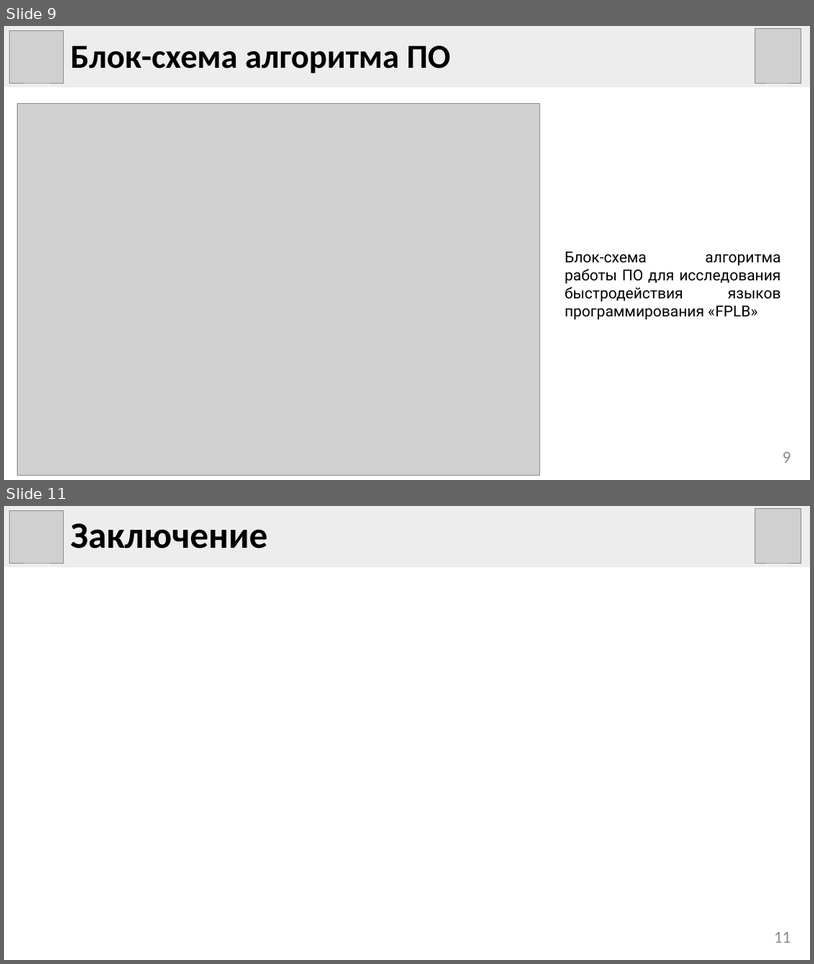
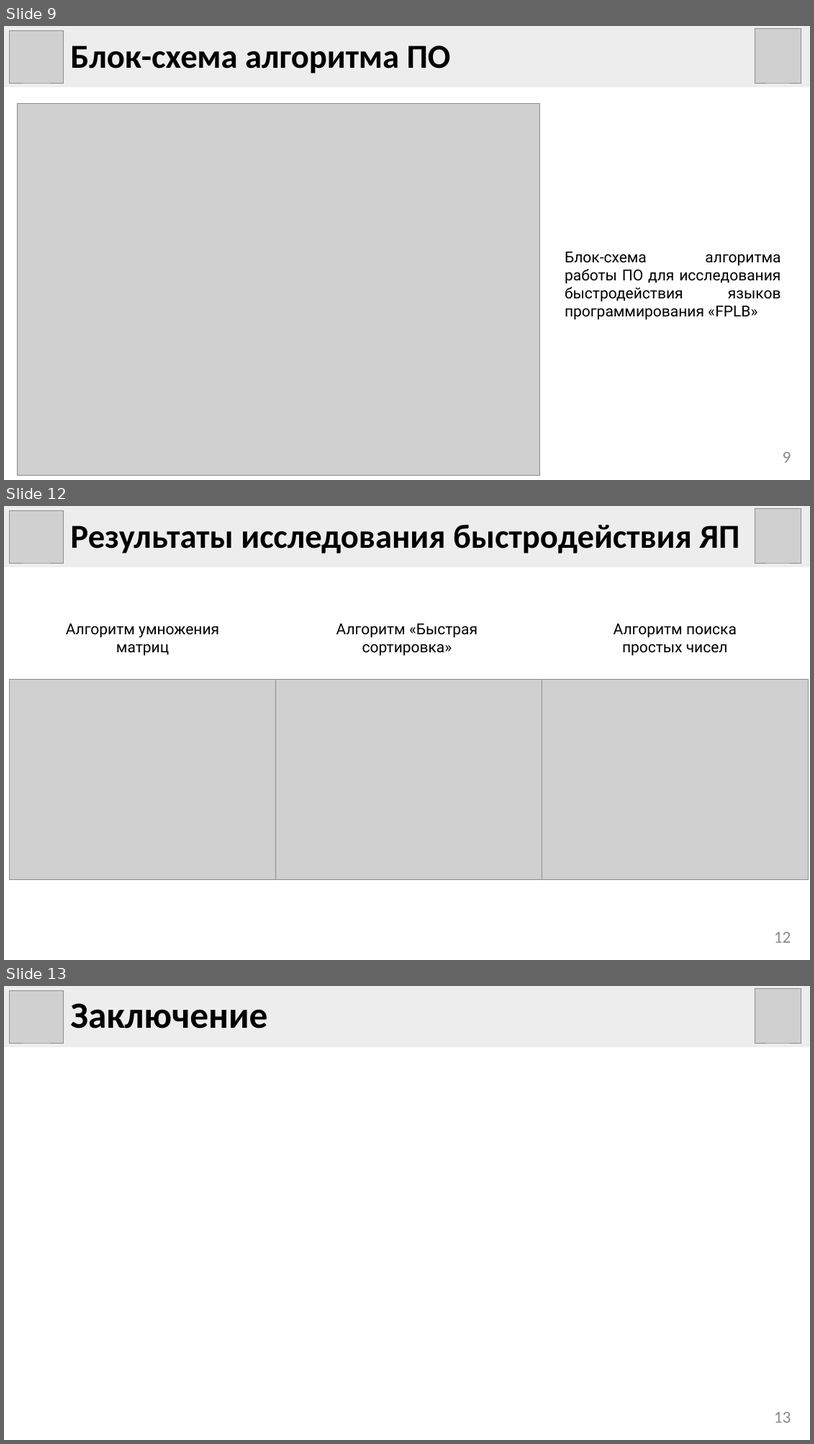
Before and after one commit to eleven5150/mips-emulation, a slide deck: docs/presentation/presentation.pptx. Shown one above the other, each under a label of ours: slides 9 and 11 before the commit, slides 9, 12 and 13 after it; the slides between them are not shown. The pictures are 814x964 and 814x1444 pixels, drawn with LibreOffice and Linux fonts; fonts in the diff are those of the drawing; grey boxes stand for pictures. Boxes give left, top, right and bottom in pixels: in the first picture for what was removed or moved away, otherwise in the second. Text is boxed around its words. In the diff, an @@ line names an element or a change of style, - is before the commit and + after.

```diff
--- a/docs/presentation/presentation.pptx
+++ b/docs/presentation/presentation.pptx
@@ slide 12 added at (4, 506, 810, 960), background #FFFFFF @@
@@ rectangle added at (4, 506, 810, 567), fill #EDEDED, 40 pt, text #000000, bold @@
+Результаты исследования быстродействия ЯП
@@ picture added at (10, 511, 63, 564) @@
@@ picture added at (756, 508, 801, 563) @@
@@ text added at (66, 623, 219, 656), 18 pt, text #000000 @@
+Алгоритм умножения матриц
@@ text added at (337, 623, 478, 656), 18 pt, text #000000 @@
+Алгоритм «Быстрая сортировка»
@@ text added at (614, 623, 737, 656), 18 pt, text #000000 @@
+Алгоритм поиска простых чисел
@@ picture added at (10, 680, 275, 879) @@
@@ picture added at (275, 680, 542, 879) @@
@@ picture added at (543, 680, 808, 879) @@
@@ page number added at (774, 932, 792, 942), 20 pt, text #8C8C8C @@
+12
@@ what was slide 11 is now slide 13 @@
@@ page number at (774, 1412, 792, 1422): text changed @@
-11
+13
```
Also in this commit, not shown: 1 slide changed, 1 other slide added, 11 other files.
